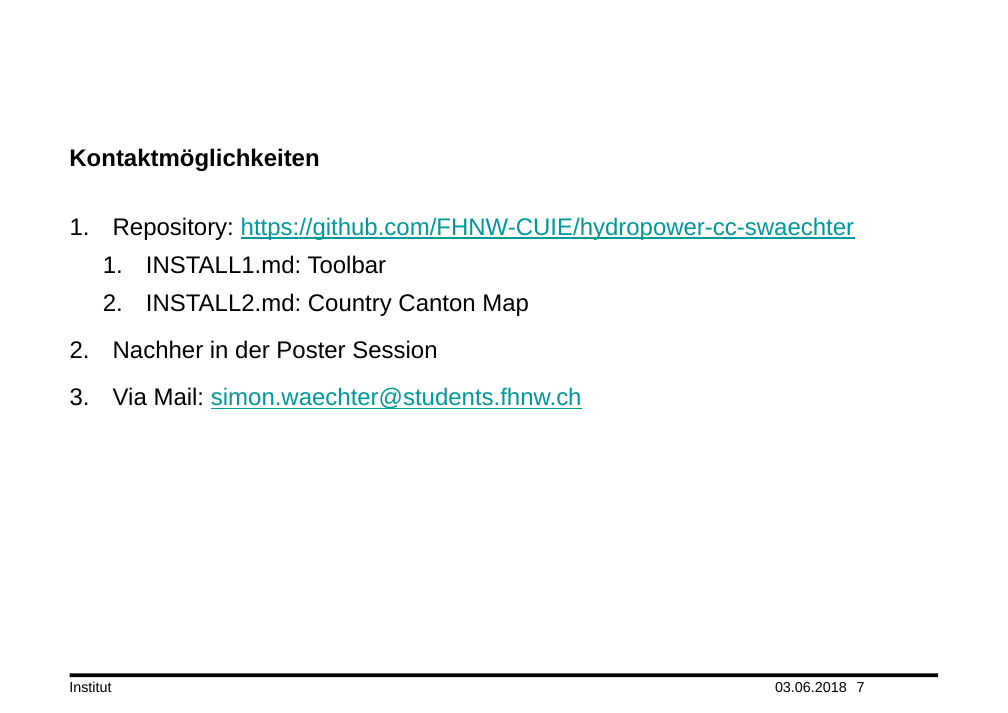
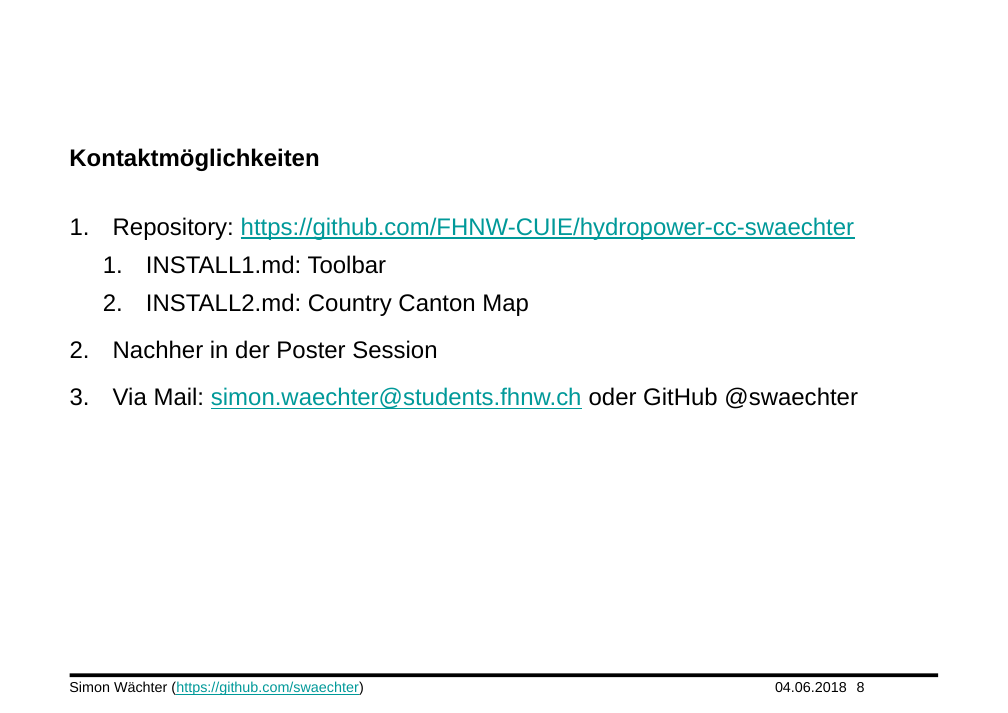
Before and after one commit to daiibee/hydropower-cc-swaechter, a slide deck: slide 8 of doc/cuie_FS18_Simon_Waechter.pptx (slide 7 before the commit). Drawn at 1008x713 pixels with LibreOffice and Linux fonts; fonts in the diff are those of the drawing; background and template pictures are left out. Boxes give left, top, right and bottom in pixels: in the first picture for what was removed or moved away, otherwise in the second. Text is boxed around its words. In the diff, an @@ line names an element or a change of style, - is before the commit and + after.

```diff
--- a/doc/cuie_FS18_Simon_Waechter.pptx
+++ b/doc/cuie_FS18_Simon_Waechter.pptx
@@ text at bbox=[113, 387, 858, 409]: text changed @@
-3. Via Mail: simon.waechter@students.fhnw.ch
+3. Via Mail: simon.waechter@students.fhnw.ch oder GitHub @swaechter
@@ text at bbox=[69, 681, 364, 695]: text changed; text colour #000000 to #009999 @@
-Institut
+Simon Wächter (https://github.com/swaechter)
@@ text at bbox=[775, 682, 847, 692]: text changed @@
-03.06.2018
+04.06.2018
@@ page number at bbox=[857, 682, 865, 692]: text changed @@
-7
+8
```
Also in this commit, not shown: 5 other slides changed, 1 slide added, 2 other files.
